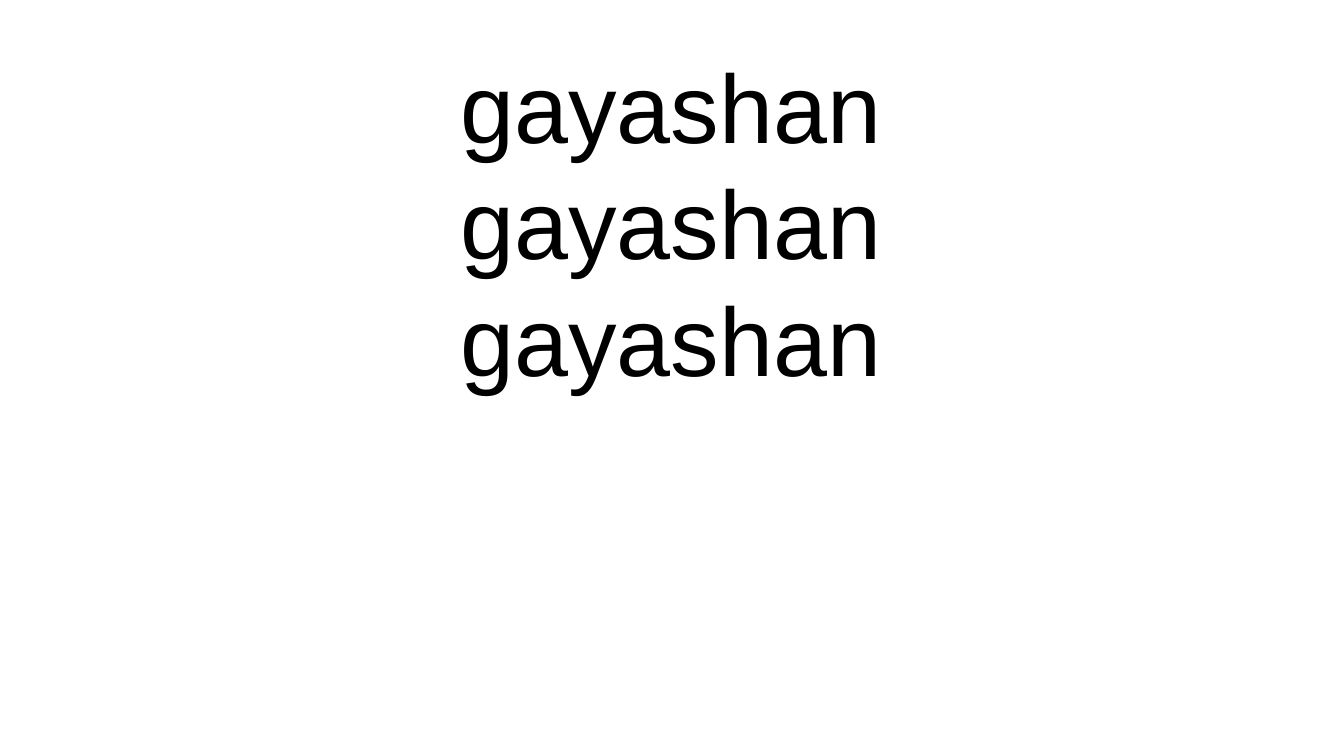
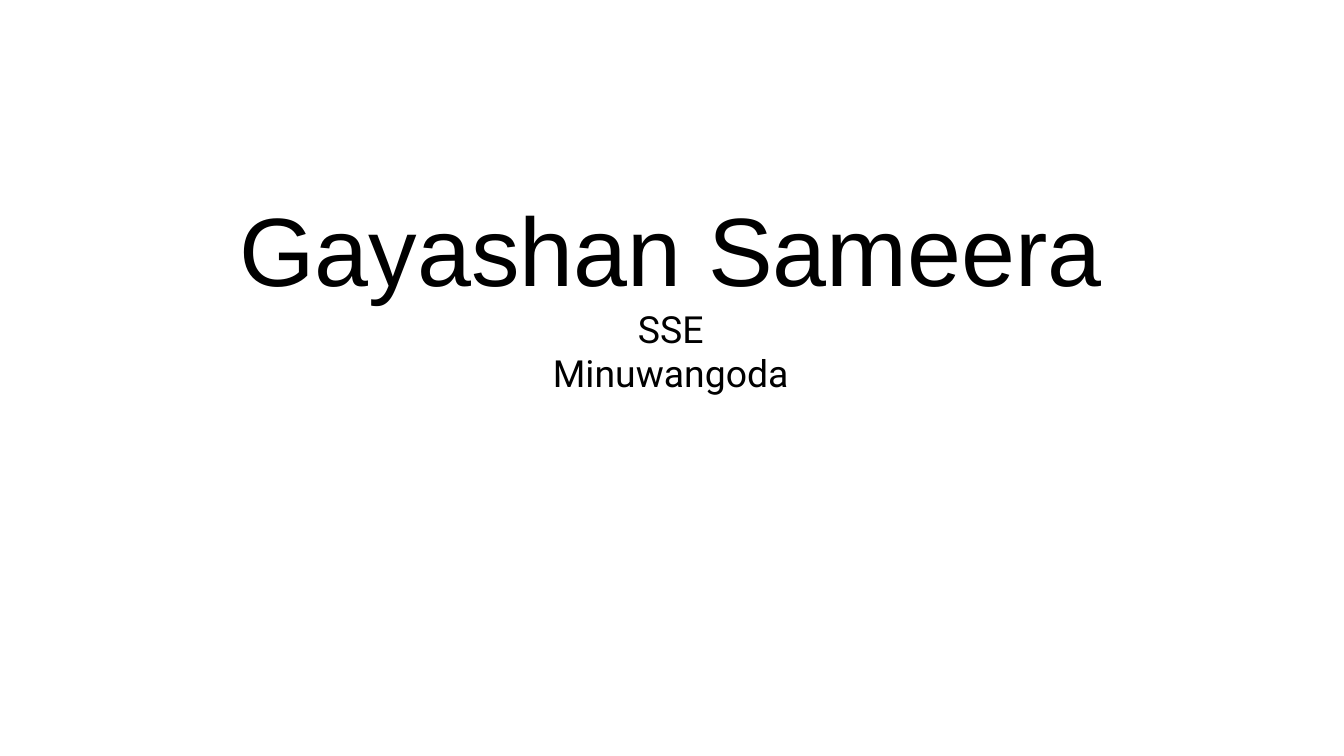
Before and after one commit to GayashanSameera/PythonPPTXGen, a slide deck: slide 1 of output.pptx. Drawn at 1344x756 pixels with LibreOffice and Linux fonts; fonts in the diff are those of the drawing. Boxes give left, top, right and bottom in pixels: in the first picture for what was removed or moved away, otherwise in the second. Text is boxed around its words. In the diff, an @@ line names an element or a change of style, - is before the commit and + after.

```diff
--- a/output.pptx
+++ b/output.pptx
@@ text at box(239, 215, 1101, 395): text changed @@
-gayashan
-gayashan
-gayashan
+Gayashan Sameera
+SSE
+Minuwangoda
```
Also in this commit, not shown: 4 other slides changed, 2 slides added, 2 slides removed, 3 other files.
